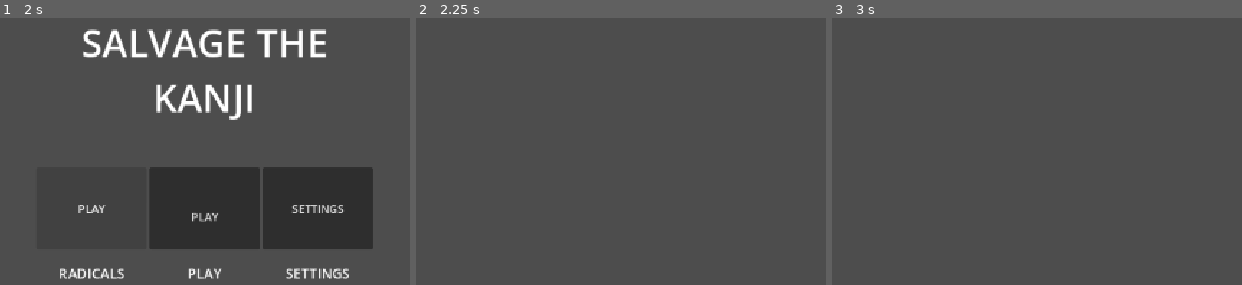
Above: before the commit, frames 1-3 (left to right).
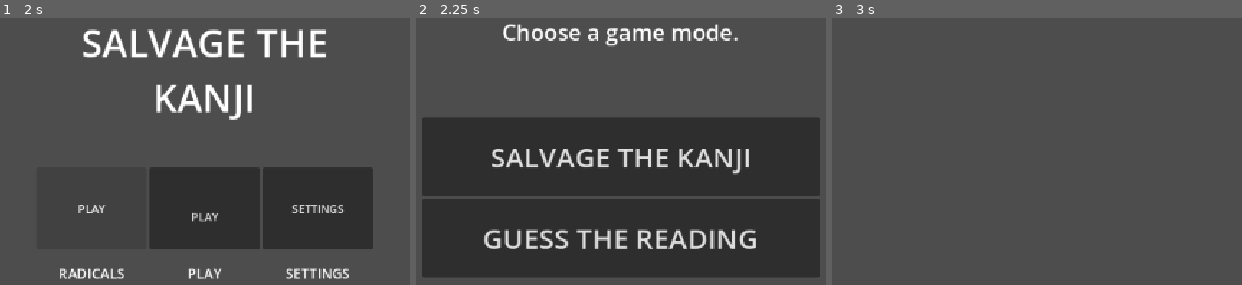
Above: after the commit, the same moments.

Repository: LeYohan-rgb/salvage_the_kanji
Game: Godot game, scene res://Scenes/initial_screen.tscn
Two runs of this game, one before a commit and one after it. Both use one fixed random seed, a clock stepped at 60 frames per second and the inputs below.
Inputs (mouse positions are in pixels of both pictures, inside the frame that each line leads up to):
- Up to frame 1 (2 s): click "PLAY" at 0.5 s; click "PLAY" at 1.25 s
- Up to frame 2 (2.25 s): click "PLAY" at 2 s
- Up to frame 3 (3 s): click (1037, 156) at 2.75 s, where only the run after the commit has a clickable "SALVAGE THE KANJI"

Frame 1 is identical in both runs. In frame 2, 57% of the frame differs, in the area x 1-99%, y 2-98%; in frame 3, nothing differs.

Commit message:
Started salvage the kanji mode layout

Diff:
--- a/Scenes/initial_screen.tscn
+++ b/Scenes/initial_screen.tscn
@@ -10,11 +10,6 @@
 grow_horizontal = 2
 grow_vertical = 2
 script = ExtResource("1_dy12b")
-
-[node name="VBoxContainer" type="VBoxContainer" parent="." unique_id=291452976]
-layout_mode = 0
-offset_right = 40.0
-offset_bottom = 40.0
 
 [node name="main_container" type="HBoxContainer" parent="." unique_id=408205664]
 layout_mode = 1
--- a/Scenes/playing_arena.tscn
+++ /dev/null
@@ -1,18 +0,0 @@
-[gd_scene format=3 uid="uid://diitw4yw1ls3i"]
-
-[ext_resource type="Script" uid="uid://d25x0lbfplo8i" path="res://Scripts/playing_arena.gd" id="1_kvfbl"]
-
-[node name="playing_arena" type="Control" unique_id=1805332936]
-layout_mode = 3
-anchors_preset = 15
-anchor_right = 1.0
-anchor_bottom = 1.0
-grow_horizontal = 2
-grow_vertical = 2
-script = ExtResource("1_kvfbl")
-
-[node name="timers" type="Node2D" parent="." unique_id=311871870]
-
-[node name="begin_game_timer" type="Timer" parent="timers" unique_id=2279761]
-
-[connection signal="timeout" from="timers/begin_game_timer" to="." method="_on_begin_game_timer_timeout"]
--- /dev/null
+++ b/Scenes/playing_menu.tscn
@@ -0,0 +1,73 @@
+[gd_scene format=3 uid="uid://bocpcamsqi2uf"]
+
+[ext_resource type="Script" uid="uid://d5vgtpljlwpy" path="res://Scripts/playing_menu.gd" id="1_y6j0b"]
+
+[node name="playing_menu" type="Control" unique_id=172309994]
+layout_mode = 3
+anchors_preset = 15
+anchor_right = 1.0
+anchor_bottom = 1.0
+grow_horizontal = 2
+grow_vertical = 2
+script = ExtResource("1_y6j0b")
+
+[node name="main_container" type="HBoxContainer" parent="." unique_id=881890584]
+layout_mode = 1
+anchors_preset = 15
+anchor_right = 1.0
+anchor_bottom = 1.0
+grow_horizontal = 2
+grow_vertical = 2
+
+[node name="Control" type="Control" parent="main_container" unique_id=590228922]
+layout_mode = 2
+size_flags_horizontal = 3
+
+[node name="game_mode_container" type="VBoxContainer" parent="main_container" unique_id=719888648]
+layout_mode = 2
+size_flags_horizontal = 3
+size_flags_stretch_ratio = 2.0
+
+[node name="Control" type="Control" parent="main_container/game_mode_container" unique_id=384455815]
+layout_mode = 2
+size_flags_vertical = 3
+
+[node name="Control4" type="Label" parent="main_container/game_mode_container" unique_id=1482319771]
+layout_mode = 2
+size_flags_vertical = 3
+theme_override_font_sizes/font_size = 32
+text = "Choose a game mode."
+horizontal_alignment = 1
+vertical_alignment = 1
+
+[node name="Control5" type="Control" parent="main_container/game_mode_container" unique_id=1336794371]
+layout_mode = 2
+size_flags_vertical = 3
+size_flags_stretch_ratio = 0.5
+
+[node name="gamemode_btn" type="VBoxContainer" parent="main_container/game_mode_container" unique_id=200912731]
+layout_mode = 2
+size_flags_vertical = 3
+size_flags_stretch_ratio = 2.0
+
+[node name="salvage_button" type="Button" parent="main_container/game_mode_container/gamemode_btn" unique_id=1907059894]
+layout_mode = 2
+size_flags_vertical = 3
+theme_override_font_sizes/font_size = 40
+text = "SALVAGE THE KANJI"
+
+[node name="Control3" type="Button" parent="main_container/game_mode_container/gamemode_btn" unique_id=2110971854]
+layout_mode = 2
+size_flags_vertical = 3
+theme_override_font_sizes/font_size = 40
+text = "GUESS THE READING"
+
+[node name="Control3" type="Control" parent="main_container/game_mode_container" unique_id=1096574472]
+layout_mode = 2
+size_flags_vertical = 3
+
+[node name="Control3" type="Control" parent="main_container" unique_id=1762329926]
+layout_mode = 2
+size_flags_horizontal = 3
+
+[connection signal="pressed" from="main_container/game_mode_container/gamemode_btn/salvage_button" to="." method="_on_salvage_button_pressed"]
--- /dev/null
+++ b/Scenes/salvage_arena.tscn
@@ -0,0 +1,19 @@
+[gd_scene format=3 uid="uid://diitw4yw1ls3i"]
+
+[ext_resource type="Script" uid="uid://cxckel8ei86rj" path="res://Scripts/salvage_arena.gd" id="1_nmltm"]
+
+[node name="playing_arena" type="Control" unique_id=1805332936]
+layout_mode = 3
+anchors_preset = 15
+anchor_right = 1.0
+anchor_bottom = 1.0
+grow_horizontal = 2
+grow_vertical = 2
+script = ExtResource("1_nmltm")
+
+[node name="timers" type="Node2D" parent="." unique_id=311871870]
+
+[node name="starting_countdown" type="Label" parent="." unique_id=1104842281]
+layout_mode = 0
+offset_right = 40.0
+offset_bottom = 23.0
--- a/Scripts/initial_screen.gd
+++ b/Scripts/initial_screen.gd
@@ -12,4 +12,4 @@
 
 
 func _on_play_btn_pressed() -> void:
-	get_tree().change_scene_to_file("res://Scenes/playing_arena.tscn")
+	get_tree().change_scene_to_file("res://Scenes/playing_menu.tscn")
--- /dev/null
+++ b/Scripts/playing_menu.gd
@@ -0,0 +1,15 @@
+extends Control
+
+
+# Called when the node enters the scene tree for the first time.
+func _ready() -> void:
+	pass # Replace with function body.
+
+
+# Called every frame. 'delta' is the elapsed time since the previous frame.
+func _process(delta: float) -> void:
+	pass
+
+
+func _on_salvage_button_pressed() -> void:
+	get_tree().change_scene_to_file("res://Scenes/salvage_arena.tscn")
--- a/Scripts/playing_arena.gd
+++ b/Scripts/salvage_arena.gd
@@ -1,17 +1,14 @@
 extends Control
+
 
 @onready var begin_game_timer = $timers/begin_game_timer
 # Called when the node enters the scene tree for the first time.
 func _ready() -> void:
-	start_game_counter()
-
+	begin_starting_countdown()
 
 # Called every frame. 'delta' is the elapsed time since the previous frame.
 func _process(delta: float) -> void:
 	pass
 
-func start_game_counter():
-	begin_game_timer.start()
-
-func _on_begin_game_timer_timeout() -> void:
+func begin_starting_countdown():
 	pass
Not shown, removed: Scripts/playing_arena.gd.uid
Not shown, added: Scripts/playing_menu.gd.uid
Not shown, added: Scripts/salvage_arena.gd.uid
